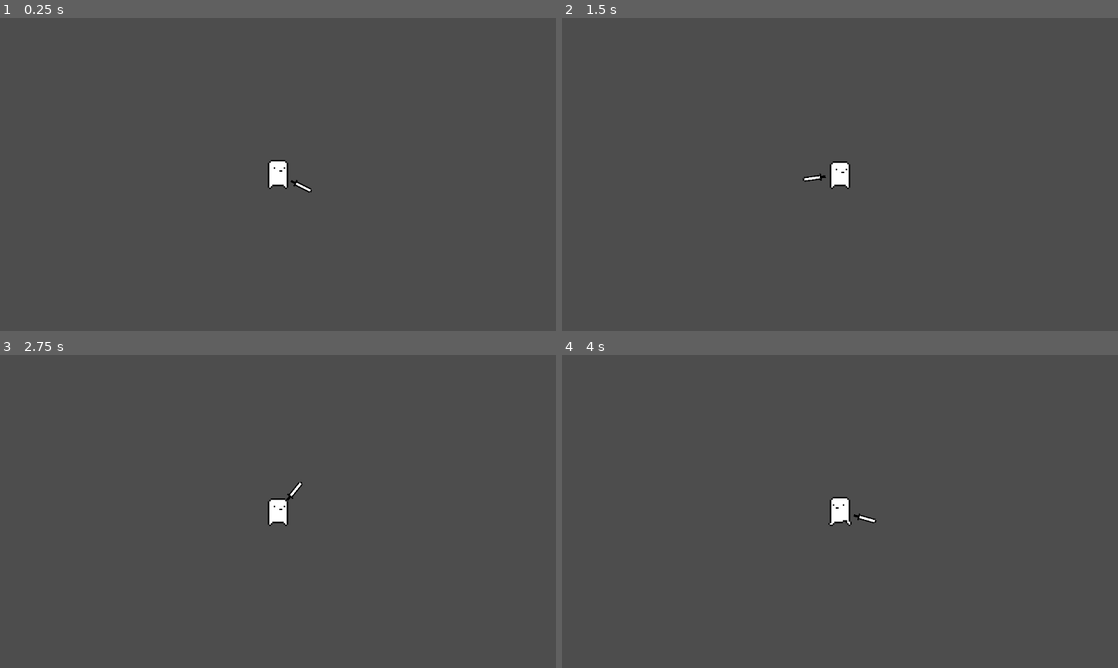
Above: before the commit, frames 1-4 (two rows, left to right).
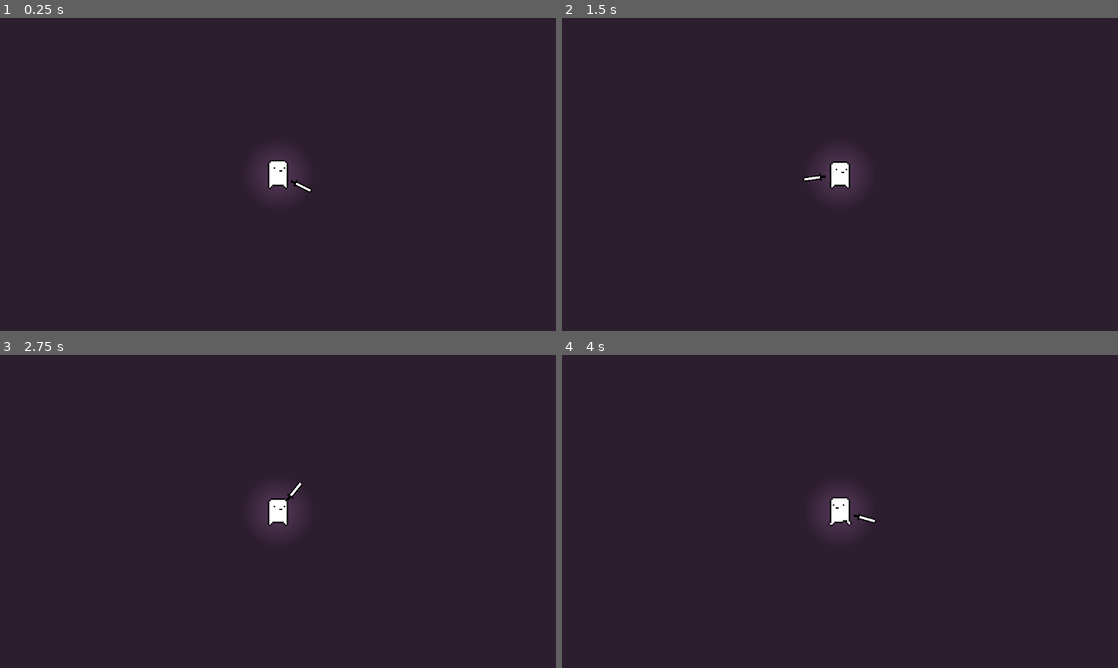
Above: after the commit, the same moments.

Repository: Shiftersout/gp-roguelite
Game: Godot game, scene res://Scenes/main_scene.tscn
Same seed, same stepped clock (60 frames per second), same inputs: the game is played once before the commit and once after it.
Inputs (mouse positions are in pixels of both pictures, inside the frame that each line leads up to):
- Up to frame 1 (0.25 s): no input
- Up to frame 2 (1.5 s): move the mouse to (962, 158) at 0.52 s; hold D (move_right) 0.53-1.28 s; click (962, 158) at 0.6 s; move the mouse to (728, 190) at 1.27 s; hold S (move_down) from 1.28 s (still down); click (728, 190) at 1.35 s
- Up to frame 3 (2.75 s): tap Enter at 2 s; move the mouse to (333, 442) at 2.02 s; release S (move_down) at 2.03 s; hold D (move_right) from 2.03 s (still down); click (333, 442) at 2.1 s
- Up to frame 4 (4 s): move the mouse to (812, 574) at 2.77 s; release D (move_right) at 2.78 s; hold W (move_up) 2.78-3.53 s; click (812, 574) at 2.85 s; move the mouse to (1006, 558) at 3.52 s; hold A (move_left) from 3.53 s (still down); click (1006, 558) at 3.6 s

The runs differ from the first frame. In frame 1, 100% of the frame differs, in the area x 0-100%, y 0-100%; in frame 2, 100%; in frame 3, 100%; in frame 4, 100%.

Commit message:
Added lightning/occlusion, comments

Diff:
--- a/Scenes/Player/player.tscn
+++ b/Scenes/Player/player.tscn
@@ -1,8 +1,9 @@
-[gd_scene load_steps=14 format=3 uid="uid://bt0wbs7fi3ffm"]
+[gd_scene load_steps=15 format=3 uid="uid://bt0wbs7fi3ffm"]
 
-[ext_resource type="Script" path="res://Scripts/player.gd" id="1_q36eq"]
+[ext_resource type="Script" path="res://Scripts/player/player.gd" id="1_hy678"]
 [ext_resource type="Texture2D" uid="uid://btoy20yylfyxx" path="res://Sprites/playerphnohandsanim.png" id="2_ems5l"]
 [ext_resource type="PackedScene" uid="uid://ddhvkxs1ngaha" path="res://Scenes/Weapons/sword.tscn" id="3_ohua2"]
+[ext_resource type="Texture2D" uid="uid://yvbgfmvnl000" path="res://Sprites/neutral_point_light.webp" id="4_5g3vt"]
 
 [sub_resource type="AtlasTexture" id="AtlasTexture_qkqgf"]
 atlas = ExtResource("2_ems5l")
@@ -52,6 +53,33 @@
 radius = 6.0
 height = 18.0
 
+[sub_resource type="Animation" id="Animation_7n7me"]
+length = 0.001
+tracks/0/type = "value"
+tracks/0/imported = false
+tracks/0/enabled = true
+tracks/0/path = NodePath(".:rotation")
+tracks/0/interp = 1
+tracks/0/loop_wrap = true
+tracks/0/keys = {
+"times": PackedFloat32Array(0),
+"transitions": PackedFloat32Array(1),
+"update": 0,
+"values": [0.0]
+}
+tracks/1/type = "value"
+tracks/1/imported = false
+tracks/1/enabled = true
+tracks/1/path = NodePath("HurtBox:monitoring")
+tracks/1/interp = 1
+tracks/1/loop_wrap = true
+tracks/1/keys = {
+"times": PackedFloat32Array(0),
+"transitions": PackedFloat32Array(1),
+"update": 1,
+"values": [true]
+}
+
 [sub_resource type="Animation" id="Animation_3ap13"]
 resource_name = "take_damage"
 length = 0.4
@@ -80,33 +108,6 @@
 "values": [false, true]
 }
 
-[sub_resource type="Animation" id="Animation_7n7me"]
-length = 0.001
-tracks/0/type = "value"
-tracks/0/imported = false
-tracks/0/enabled = true
-tracks/0/path = NodePath(".:rotation")
-tracks/0/interp = 1
-tracks/0/loop_wrap = true
-tracks/0/keys = {
-"times": PackedFloat32Array(0),
-"transitions": PackedFloat32Array(1),
-"update": 0,
-"values": [0.0]
-}
-tracks/1/type = "value"
-tracks/1/imported = false
-tracks/1/enabled = true
-tracks/1/path = NodePath("HurtBox:monitoring")
-tracks/1/interp = 1
-tracks/1/loop_wrap = true
-tracks/1/keys = {
-"times": PackedFloat32Array(0),
-"transitions": PackedFloat32Array(1),
-"update": 1,
-"values": [true]
-}
-
 [sub_resource type="AnimationLibrary" id="AnimationLibrary_fl8u5"]
 _data = {
 "RESET": SubResource("Animation_7n7me"),
@@ -115,7 +116,7 @@
 
 [node name="Player" type="CharacterBody2D" groups=["player"]]
 motion_mode = 1
-script = ExtResource("1_q36eq")
+script = ExtResource("1_hy678")
 
 [node name="AnimatedSprite2D" type="AnimatedSprite2D" parent="."]
 sprite_frames = SubResource("SpriteFrames_gubg2")
@@ -148,4 +149,9 @@
 [node name="Camera2D" type="Camera2D" parent="."]
 zoom = Vector2(3, 3)
 
+[node name="PointLight2D" type="PointLight2D" parent="."]
+shadow_enabled = true
+texture = ExtResource("4_5g3vt")
+texture_scale = 0.2
+
 [connection signal="area_entered" from="HurtBox" to="." method="_on_hurt_box_area_entered"]
--- a/Scenes/Weapons/sword.tscn
+++ b/Scenes/Weapons/sword.tscn
@@ -1,9 +1,14 @@
-[gd_scene load_steps=18 format=3 uid="uid://ddhvkxs1ngaha"]
+[gd_scene load_steps=20 format=3 uid="uid://ddhvkxs1ngaha"]
 
 [ext_resource type="Texture2D" uid="uid://cpsllce2168d1" path="res://Sprites/weapons/ph_sword.png" id="1_s3ovk"]
-[ext_resource type="PackedScene" path="res://Scenes/Player/default_particles.tscn" id="2_3rsrc"]
+[ext_resource type="Shader" path="res://Scenes/Player/white.gdshader" id="1_ugsrg"]
+[ext_resource type="PackedScene" uid="uid://bjh51cg126ool" path="res://Scenes/Player/default_particles.tscn" id="2_3rsrc"]
 [ext_resource type="PackedScene" uid="uid://clfyydw860c1r" path="res://Scenes/Player/player_hitbox.tscn" id="3_7uq0x"]
 [ext_resource type="Script" path="res://Scripts/player/player_hitbox.gd" id="4_276jc"]
+
+[sub_resource type="ShaderMaterial" id="ShaderMaterial_mcpan"]
+shader = ExtResource("1_ugsrg")
+shader_parameter/active = true
 
 [sub_resource type="AtlasTexture" id="AtlasTexture_xxo2t"]
 atlas = ExtResource("1_s3ovk")
@@ -132,6 +137,30 @@
 "transitions": PackedFloat32Array(1),
 "update": 1,
 "values": [true]
+}
+tracks/5/type = "value"
+tracks/5/imported = false
+tracks/5/enabled = true
+tracks/5/path = NodePath("WeaponNode/AnimatedSprite2D:animation")
+tracks/5/interp = 1
+tracks/5/loop_wrap = true
+tracks/5/keys = {
+"times": PackedFloat32Array(0),
+"transitions": PackedFloat32Array(1),
+"update": 1,
+"values": [&"default"]
+}
+tracks/6/type = "value"
+tracks/6/imported = false
+tracks/6/enabled = true
+tracks/6/path = NodePath("WeaponNode/AnimatedSprite2D:use_parent_material")
+tracks/6/interp = 1
+tracks/6/loop_wrap = true
+tracks/6/keys = {
+"times": PackedFloat32Array(0),
+"transitions": PackedFloat32Array(1),
+"update": 1,
+"values": [false]
 }
 
 [sub_resource type="Animation" id="Animation_kmkhf"]
@@ -221,6 +250,18 @@
 "update": 1,
 "values": [false, true]
 }
+tracks/7/type = "value"
+tracks/7/imported = false
+tracks/7/enabled = true
+tracks/7/path = NodePath("WeaponNode/AnimatedSprite2D:use_parent_material")
+tracks/7/interp = 1
+tracks/7/loop_wrap = true
+tracks/7/keys = {
+"times": PackedFloat32Array(0),
+"transitions": PackedFloat32Array(1),
+"update": 1,
+"values": [false]
+}
 
 [sub_resource type="Animation" id="Animation_t65ep"]
 resource_name = "charge"
@@ -297,6 +338,18 @@
 "update": 1,
 "values": [true]
 }
+tracks/6/type = "value"
+tracks/6/imported = false
+tracks/6/enabled = true
+tracks/6/path = NodePath("WeaponNode/AnimatedSprite2D:use_parent_material")
+tracks/6/interp = 1
+tracks/6/loop_wrap = true
+tracks/6/keys = {
+"times": PackedFloat32Array(0, 0.7),
+"transitions": PackedFloat32Array(1, 1),
+"update": 1,
+"values": [false, true]
+}
 
 [sub_resource type="AnimationLibrary" id="AnimationLibrary_3hi3a"]
 _data = {
@@ -309,6 +362,7 @@
 position = Vector2(6, 0)
 
 [node name="WeaponNode" type="Node2D" parent="."]
+material = SubResource("ShaderMaterial_mcpan")
 
 [node name="AnimatedSprite2D" type="AnimatedSprite2D" parent="WeaponNode"]
 position = Vector2(13, 5.96046e-08)
--- a/Scenes/debugpcgscn.tscn
+++ b/Scenes/debugpcgscn.tscn
@@ -12,3 +12,4 @@
 map_w = 110
 map_h = 110
 min_room_size = 16
+auto_generate = true
--- a/Scenes/main_scene.tscn
+++ b/Scenes/main_scene.tscn
@@ -6,6 +6,7 @@
 [node name="MainScene" type="Node2D"]
 
 [node name="Player" parent="." instance=ExtResource("1_tjw47")]
+position = Vector2(193, 140)
 
 [node name="TileMapPCG" parent="." instance=ExtResource("2_vawyb")]
 process_mode = 4
@@ -14,3 +15,4 @@
 map_h = 110
 min_room_size = 16
 min_room_factor = 0.5
+auto_generate = true
--- a/Scenes/tile_map_pcg.tscn
+++ b/Scenes/tile_map_pcg.tscn
@@ -23,10 +23,70 @@
 0:1/0/physics_layer_0/linear_velocity = Vector2(0, 0)
 0:1/0/physics_layer_0/angular_velocity = 0.0
 
+[sub_resource type="OccluderPolygon2D" id="OccluderPolygon2D_xkec6"]
+polygon = PackedVector2Array(-8, -8, 3, -8, 3, 8, -8, 8)
+
+[sub_resource type="OccluderPolygon2D" id="OccluderPolygon2D_5m6i4"]
+polygon = PackedVector2Array(3, -8, 3, -4, 8, -4, 8, 8, -8, 8, -8, -8)
+
+[sub_resource type="OccluderPolygon2D" id="OccluderPolygon2D_bdry3"]
+polygon = PackedVector2Array(-8, -8, 8, -8, 8, -3, -8, -3)
+
+[sub_resource type="OccluderPolygon2D" id="OccluderPolygon2D_eok5p"]
+polygon = PackedVector2Array(-8, -8, 8, -8, 8, -3, -8, -3)
+
+[sub_resource type="OccluderPolygon2D" id="OccluderPolygon2D_vig5d"]
+polygon = PackedVector2Array(-3, -8, 8, -8, 8, 8, -3, 8)
+
+[sub_resource type="OccluderPolygon2D" id="OccluderPolygon2D_ht1ug"]
+polygon = PackedVector2Array(-3, -8, 8, -8, 8, 8, -8, 8, -8, -4, -3, -4)
+
+[sub_resource type="OccluderPolygon2D" id="OccluderPolygon2D_eytvw"]
+polygon = PackedVector2Array(-8, -8, 8, -8, 8, -3, -8, -3)
+
+[sub_resource type="OccluderPolygon2D" id="OccluderPolygon2D_5qf4g"]
+polygon = PackedVector2Array(-3, -8, 8, -8, 8, 8, -3, 8)
+
+[sub_resource type="OccluderPolygon2D" id="OccluderPolygon2D_c4lgv"]
+polygon = PackedVector2Array(-3, -8, 8, -8, 8, 8, -3, 8)
+
+[sub_resource type="OccluderPolygon2D" id="OccluderPolygon2D_qwras"]
+polygon = PackedVector2Array(-3, -8, 8, -8, 8, 8, -3, 8)
+
+[sub_resource type="OccluderPolygon2D" id="OccluderPolygon2D_w4ug7"]
+polygon = PackedVector2Array(-8, -4, 8, -4, 8, 8, -8, 8)
+
+[sub_resource type="OccluderPolygon2D" id="OccluderPolygon2D_80qw5"]
+polygon = PackedVector2Array(-8, -4, 8, -4, 8, 8, -8, 8)
+
+[sub_resource type="OccluderPolygon2D" id="OccluderPolygon2D_rrtfk"]
+polygon = PackedVector2Array(-8, -8, 3, -8, 3, 8, -8, 8)
+
+[sub_resource type="OccluderPolygon2D" id="OccluderPolygon2D_vomlc"]
+polygon = PackedVector2Array(-8, -8, 3, -8, 3, 8, -8, 8)
+
+[sub_resource type="OccluderPolygon2D" id="OccluderPolygon2D_vn848"]
+polygon = PackedVector2Array(-8, -8, 3, -8, 3, 8, -8, 8)
+
+[sub_resource type="OccluderPolygon2D" id="OccluderPolygon2D_so7x5"]
+polygon = PackedVector2Array(-8, -4, 8, -4, 8, 8, -8, 8)
+
 [sub_resource type="NavigationPolygon" id="NavigationPolygon_fkdd7"]
 vertices = PackedVector2Array(-8, -8, 8, -8, 8, 8, -8, 8)
 polygons = Array[PackedInt32Array]([PackedInt32Array(0, 1, 2, 3)])
 outlines = Array[PackedVector2Array]([PackedVector2Array(-8, -8, 8, -8, 8, 8, -8, 8)])
+
+[sub_resource type="OccluderPolygon2D" id="OccluderPolygon2D_dvotl"]
+polygon = PackedVector2Array(-3, -4, 8, -4, 8, 8, -3, 8)
+
+[sub_resource type="OccluderPolygon2D" id="OccluderPolygon2D_bbk7b"]
+polygon = PackedVector2Array(-8, -4, 3, -4, 3, 8, -8, 8)
+
+[sub_resource type="OccluderPolygon2D" id="OccluderPolygon2D_2ip18"]
+polygon = PackedVector2Array(-4, -8, 8, -8, 8, -3, -4, -3)
+
+[sub_resource type="OccluderPolygon2D" id="OccluderPolygon2D_v10lp"]
+polygon = PackedVector2Array(-8, -8, 4, -8, 4, -3, -8, -3)
 
 [sub_resource type="TileSetAtlasSource" id="TileSetAtlasSource_0amej"]
 texture = ExtResource("2_jvob3")
@@ -37,6 +97,7 @@
 2:0/0/terrain_set = 0
 2:0/0/terrain = 0
 2:0/0/probability = 2.0
+2:0/0/occlusion_layer_0/polygon = SubResource("OccluderPolygon2D_5qf4g")
 2:0/0/physics_layer_0/linear_velocity = Vector2(0, 0)
 2:0/0/physics_layer_0/angular_velocity = 0.0
 2:0/0/physics_layer_0/polygon_0/points = PackedVector2Array(-8, -8, 8, -8, 8, 8, -8, 8)
@@ -49,6 +110,7 @@
 3:0/0/terrain_set = 0
 3:0/0/terrain = 0
 3:0/0/probability = 2.0
+3:0/0/occlusion_layer_0/polygon = SubResource("OccluderPolygon2D_rrtfk")
 3:0/0/physics_layer_0/linear_velocity = Vector2(0, 0)
 3:0/0/physics_layer_0/angular_velocity = 0.0
 3:0/0/physics_layer_0/polygon_0/points = PackedVector2Array(-8, -8, 8, -8, 8, 8, -8, 8)
@@ -120,6 +182,7 @@
 0:1/0 = 0
 0:1/0/terrain_set = 0
 0:1/0/terrain = 0
+0:1/0/occlusion_layer_0/polygon = SubResource("OccluderPolygon2D_xkec6")
 0:1/0/physics_layer_0/linear_velocity = Vector2(0, 0)
 0:1/0/physics_layer_0/angular_velocity = 0.0
 0:1/0/physics_layer_0/polygon_0/points = PackedVector2Array(-8, -8, 8, -8, 8, 8, -8, 8)
@@ -129,6 +192,7 @@
 1:1/0 = 0
 1:1/0/terrain_set = 0
 1:1/0/terrain = 0
+1:1/0/occlusion_layer_0/polygon = SubResource("OccluderPolygon2D_vig5d")
 1:1/0/physics_layer_0/linear_velocity = Vector2(0, 0)
 1:1/0/physics_layer_0/angular_velocity = 0.0
 1:1/0/physics_layer_0/polygon_0/points = PackedVector2Array(-8, -8, 8, -8, 8, 8, -8, 8)
@@ -138,6 +202,7 @@
 2:1/0 = 0
 2:1/0/terrain_set = 0
 2:1/0/terrain = 0
+2:1/0/occlusion_layer_0/polygon = SubResource("OccluderPolygon2D_c4lgv")
 2:1/0/physics_layer_0/linear_velocity = Vector2(0, 0)
 2:1/0/physics_layer_0/angular_velocity = 0.0
 2:1/0/physics_layer_0/polygon_0/points = PackedVector2Array(-8, -8, 8, -8, 8, 8, -8, 8)
@@ -149,6 +214,7 @@
 3:1/0 = 0
 3:1/0/terrain_set = 0
 3:1/0/terrain = 0
+3:1/0/occlusion_layer_0/polygon = SubResource("OccluderPolygon2D_vomlc")
 3:1/0/physics_layer_0/linear_velocity = Vector2(0, 0)
 3:1/0/physics_layer_0/angular_velocity = 0.0
 3:1/0/physics_layer_0/polygon_0/points = PackedVector2Array(-8, -8, 8, -8, 8, 8, -8, 8)
@@ -220,6 +286,7 @@
 0:2/0 = 0
 0:2/0/terrain_set = 0
 0:2/0/terrain = 0
+0:2/0/occlusion_layer_0/polygon = SubResource("OccluderPolygon2D_5m6i4")
 0:2/0/physics_layer_0/linear_velocity = Vector2(0, 0)
 0:2/0/physics_layer_0/angular_velocity = 0.0
 0:2/0/physics_layer_0/polygon_0/points = PackedVector2Array(-8, -8, 8, -8, 8, 8, -8, 8)
@@ -229,6 +296,7 @@
 1:2/0 = 0
 1:2/0/terrain_set = 0
 1:2/0/terrain = 0
+1:2/0/occlusion_layer_0/polygon = SubResource("OccluderPolygon2D_ht1ug")
 1:2/0/physics_layer_0/linear_velocity = Vector2(0, 0)
 1:2/0/physics_layer_0/angular_velocity = 0.0
 1:2/0/physics_layer_0/polygon_0/points = PackedVector2Array(-8, -8, 8, -8, 8, 8, -8, 8)
@@ -238,6 +306,7 @@
 2:2/0 = 0
 2:2/0/terrain_set = 0
 2:2/0/terrain = 0
+2:2/0/occlusion_layer_0/polygon = SubResource("OccluderPolygon2D_qwras")
 2:2/0/physics_layer_0/linear_velocity = Vector2(0, 0)
 2:2/0/physics_layer_0/angular_velocity = 0.0
 2:2/0/physics_layer_0/polygon_0/points = PackedVector2Array(-8, -8, 8, -8, 8, 8, -8, 8)
@@ -249,6 +318,7 @@
 3:2/0 = 0
 3:2/0/terrain_set = 0
 3:2/0/terrain = 0
+3:2/0/occlusion_layer_0/polygon = SubResource("OccluderPolygon2D_vn848")
 3:2/0/physics_layer_0/linear_velocity = Vector2(0, 0)
 3:2/0/physics_layer_0/angular_velocity = 0.0
 3:2/0/physics_layer_0/polygon_0/points = PackedVector2Array(-8, -8, 8, -8, 8, 8, -8, 8)
@@ -318,6 +388,7 @@
 0:3/0 = 0
 0:3/0/terrain_set = 0
 0:3/0/terrain = 0
+0:3/0/occlusion_layer_0/polygon = SubResource("OccluderPolygon2D_bdry3")
 0:3/0/physics_layer_0/linear_velocity = Vector2(0, 0)
 0:3/0/physics_layer_0/angular_velocity = 0.0
 0:3/0/physics_layer_0/polygon_0/points = PackedVector2Array(-8, -8, 8, -8, 8, 8, -8, 8)
@@ -330,6 +401,7 @@
 1:3/0/terrain_set = 0
 1:3/0/terrain = 0
 1:3/0/probability = 2.0
+1:3/0/occlusion_layer_0/polygon = SubResource("OccluderPolygon2D_eytvw")
 1:3/0/physics_layer_0/linear_velocity = Vector2(0, 0)
 1:3/0/physics_layer_0/angular_velocity = 0.0
 1:3/0/physics_layer_0/polygon_0/points = PackedVector2Array(-8, -8, 8, -8, 8, 8, -8, 8)
@@ -341,6 +413,7 @@
 2:3/0 = 0
 2:3/0/terrain_set = 0
 2:3/0/terrain = 0
+2:3/0/occlusion_layer_0/polygon = SubResource("OccluderPolygon2D_w4ug7")
 2:3/0/physics_layer_0/linear_velocity = Vector2(0, 0)
 2:3/0/physics_layer_0/angular_velocity = 0.0
 2:3/0/physics_layer_0/polygon_0/points = PackedVector2Array(-8, -8, 8, -8, 8, 8, -8, 8)
@@ -353,6 +426,7 @@
 3:3/0/terrain_set = 0
 3:3/0/terrain = 0
 3:3/0/probability = 2.0
+3:3/0/occlusion_layer_0/polygon = SubResource("OccluderPolygon2D_so7x5")
 3:3/0/physics_layer_0/linear_velocity = Vector2(0, 0)
 3:3/0/physics_layer_0/angular_velocity = 0.0
 3:3/0/physics_layer_0/polygon_0/points = PackedVector2Array(-8, -8, 8, -8, 8, 8, -8, 8)
@@ -364,6 +438,7 @@
 4:3/0 = 0
 4:3/0/terrain_set = 0
 4:3/0/terrain = 0
+4:3/0/occlusion_layer_0/polygon = SubResource("OccluderPolygon2D_dvotl")
 4:3/0/physics_layer_0/linear_velocity = Vector2(0, 0)
 4:3/0/physics_layer_0/angular_velocity = 0.0
 4:3/0/physics_layer_0/polygon_0/points = PackedVector2Array(-8, -8, 8, -8, 8, 8, -8, 8)
@@ -377,6 +452,7 @@
 5:3/0 = 0
 5:3/0/terrain_set = 0
 5:3/0/terrain = 0
+5:3/0/occlusion_layer_0/polygon = SubResource("OccluderPolygon2D_2ip18")
 5:3/0/physics_layer_0/linear_velocity = Vector2(0, 0)
 5:3/0/physics_layer_0/angular_velocity = 0.0
 5:3/0/physics_layer_0/polygon_0/points = PackedVector2Array(-8, -8, 8, -8, 8, 8, -8, 8)
@@ -390,6 +466,7 @@
 0:4/0 = 0
 0:4/0/terrain_set = 0
 0:4/0/terrain = 0
+0:4/0/occlusion_layer_0/polygon = SubResource("OccluderPolygon2D_eok5p")
 0:4/0/physics_layer_0/linear_velocity = Vector2(0, 0)
 0:4/0/physics_layer_0/angular_velocity = 0.0
 0:4/0/physics_layer_0/polygon_0/points = PackedVector2Array(-8, -8, 8, -8, 8, 8, -8, 8)
@@ -401,6 +478,7 @@
 2:4/0 = 0
 2:4/0/terrain_set = 0
 2:4/0/terrain = 0
+2:4/0/occlusion_layer_0/polygon = SubResource("OccluderPolygon2D_80qw5")
 2:4/0/physics_layer_0/linear_velocity = Vector2(0, 0)
 2:4/0/physics_layer_0/angular_velocity = 0.0
 2:4/0/physics_layer_0/polygon_0/points = PackedVector2Array(-8, -8, 8, -8, 8, 8, -8, 8)
@@ -412,6 +490,7 @@
 4:4/0 = 0
 4:4/0/terrain_set = 0
 4:4/0/terrain = 0
+4:4/0/occlusion_layer_0/polygon = SubResource("OccluderPolygon2D_bbk7b")
 4:4/0/physics_layer_0/linear_velocity = Vector2(0, 0)
 4:4/0/physics_layer_0/angular_velocity = 0.0
 4:4/0/physics_layer_0/polygon_0/points = PackedVector2Array(-8, -8, 8, -8, 8, 8, -8, 8)
@@ -425,6 +504,7 @@
 5:4/0 = 0
 5:4/0/terrain_set = 0
 5:4/0/terrain = 0
+5:4/0/occlusion_layer_0/polygon = SubResource("OccluderPolygon2D_v10lp")
 5:4/0/physics_layer_0/linear_velocity = Vector2(0, 0)
 5:4/0/physics_layer_0/angular_velocity = 0.0
 5:4/0/physics_layer_0/polygon_0/points = PackedVector2Array(-8, -8, 8, -8, 8, 8, -8, 8)
@@ -437,6 +517,7 @@
 5:4/0/terrains_peering_bit/top_right_corner = 0
 
 [sub_resource type="TileSet" id="TileSet_mwnux"]
+occlusion_layer_0/light_mask = 1
 physics_layer_0/collision_layer = 1
 terrain_set_0/mode = 0
 terrain_set_0/terrain_0/name = "Room"
--- a/Scripts/States/Attack_meelee.gd
+++ b/Scripts/States/Attack_meelee.gd
@@ -1,12 +1,16 @@
 extends State
+
+#Meelee attack logic
 
 @export_group("Nodes")
 @export var animation : AnimationPlayer
 
 func Enter():
+	#on entering state, play warning animation
 	print_debug("Attack")
 	animation.play("warning")
 
+#changes animation to attack if warning finished or change state to chase when attack ends
 func _on_animation_player_animation_finished(anim_name):
 	if anim_name == "warning":
 		animation.play("attack")
--- a/Scripts/States/Enemy_chase.gd
+++ b/Scripts/States/Enemy_chase.gd
@@ -1,4 +1,6 @@
 extends State
+
+#Chase logic
 
 @export_group("Nodes")
 @export var enemy: CharacterBody2D
@@ -15,29 +17,36 @@
 	player = get_tree().get_first_node_in_group("player")
 
 func Enter():
+	#set target and distance upon entering state
 	print_debug("Chase")
 	sprite.play("chase")
 	navigation.target_desired_distance = 32.0
 	navigation.target_position = player.global_position
 
-func Exit():
-	pass
-
 func Physics_Update(_delta: float):
+	#returns to idle if there is no player
 	if not player:
 		Transitioned.emit(self, "Idle")
+		return
 
+	#changes the attack direction
 	attack.look_at(player.global_position)
+
+	#transition to attack upon reaching target
 	if navigation.is_target_reached():
 		Transitioned.emit(self, "Attack")
 		return
 
+	#sets target to current player location and move towards it with navigation
 	navigation.target_position = player.global_position
 	var new_velocity = (navigation.get_next_path_position() - enemy.global_position).normalized()
 	new_velocity = new_velocity * move_speed
 	enemy.velocity = new_velocity
+
+	#flips sprite
 	if enemy.velocity.x > 0:
 		sprite.flip_h = false
 	else:
 		sprite.flip_h = true
+
 	enemy.move_and_slide()
--- a/Scripts/States/Enemy_idle.gd
+++ b/Scripts/States/Enemy_idle.gd
@@ -1,4 +1,6 @@
 extends State
+
+#Idle logic
 
 @export_group("Nodes")
 @export var enemy : CharacterBody2D
@@ -11,6 +13,7 @@
 var player : CharacterBody2D
 
 func Enter():
+	#upon entering, starts a timer
 	timer = Timer.new()
 	print_debug("Idle")
 	player = get_tree().get_first_node_in_group("player")
@@ -21,13 +24,16 @@
 	timer.start()
 
 func Exit():
+	#deletes the timer upon exiting
 	timer.queue_free()
 
 func Physics_Update(_delta: float):
+	#if it finds a player, transitions to chase
 	if player:
 		var direction = player.global_position - enemy.global_position
 		if direction.length() < detection_range:
 			Transitioned.emit(self, "Chase")
 
+#when timer ends, transition to patrol
 func _on_timer_timeout():
 	Transitioned.emit(self, "Patrol")
--- a/Scripts/States/Enemy_patrol.gd
+++ b/Scripts/States/Enemy_patrol.gd
@@ -1,4 +1,6 @@
 extends State
+
+#patrol logic
 
 @export_group("Nodes")
 @export var enemy: CharacterBody2D
@@ -20,6 +22,7 @@
 	room_size = enemy.room_size
 
 func Enter():
+	#upon entering, randomizes a coordinate in the room to walk to
 	print_debug("Patrol")
 	sprite.play("chase")
 	var des_x = randf_range(room_position.x, room_position.x + room_size.x)
@@ -30,20 +33,26 @@
 
 func Physics_Update(_delta: float):
 	if player:
+		#if it finds a player, transition to chase
 		var direction = player.global_position - enemy.global_position
 		if direction.length() < detection_range:
 			Transitioned.emit(self, "Chase")
 			return
 
+		#if the navigation finishes, transition to idle
 		if navigation.is_navigation_finished():
 			Transitioned.emit(self, "Idle")
 			return
 
+	#move towards desired coordinates with navigation
 	var new_velocity = (navigation.get_next_path_position() - enemy.global_position).normalized()
 	new_velocity = new_velocity * move_speed
 	enemy.velocity = new_velocity
+
+	#flips sprite
 	if enemy.velocity.x > 0:
 		sprite.flip_h = false
 	else:
 		sprite.flip_h = true
+
 	enemy.move_and_slide()
--- a/Scripts/States/State.gd
+++ b/Scripts/States/State.gd
@@ -1,16 +1,22 @@
 extends Node
 class_name State
 
+#State class to be extendes by each state
+
 signal Transitioned
 
+#Runs upon entering the state
 func Enter():
 	pass
 
+#Runs upon exiting the state
 func Exit():
 	pass
 
+#Runs in the place of _process()
 func Update(_delta: float):
 	pass
 
+#Runs in the place of _physics_process()
 func Physics_Update(_delta: float):
 	pass
--- a/Scripts/States/State_machine.gd
+++ b/Scripts/States/State_machine.gd
@@ -6,11 +6,13 @@
 var states : Dictionary = {}
 
 func _ready():
+	#for every children, add it to the array and connect signal
 	for child in get_children():
 		if child is State:
 			states[child.name.to_lower()] = child
 			child.Transitioned.connect(on_child_transition)
 
+	#enter initial state if there is one
 	if initial_state:
 		initial_state.Enter()
 		current_state = initial_state
@@ -27,12 +29,15 @@
 	if state != current_state:
 		return
 
+
 	var new_state = states.get(new_state_name.to_lower())
 	if !new_state:
 		return
 
+	#exits old state
 	if current_state:
 		current_state.Exit()
 
+	#starts the next state
 	new_state.Enter()
 	current_state = new_state
--- a/Scripts/enemy/enemy.gd
+++ b/Scripts/enemy/enemy.gd
@@ -1,4 +1,6 @@
 extends CharacterBody2D
+
+#Enemy logic
 
 @export_group("room_info")
 @export var room_position : Vector2
@@ -7,11 +9,13 @@
 @export_group("status")
 @export var health_points : int = 2
 
+#on take damage (ADD ANIMATION (and audio, if there ever is going to be one)
 func take_damage(damage:int):
 	health_points -= damage
 	if health_points <= 0:
 		queue_free()
 
+#if its hit by the player, take damage
 func _on_hurt_box_area_entered(area):
 	if area.is_in_group("player_hitbox"):
 		take_damage(area.damage)
--- a/Scripts/pcgbsp.gd
+++ b/Scripts/pcgbsp.gd
@@ -13,6 +13,10 @@
 ## Minimum leaf splitting factor.
 @export var min_room_factor : float = 0.4
 
+@export_group("Other options")
+## Generate on _ready()
+@export var auto_generate : bool = false
+
 ## Tiles. NOTE: Change when working with real tileset
 const ROOF = Vector2i(1, 0)
 
@@ -27,7 +31,8 @@
 func _ready():
 	## Working with seeds is not necessary for now.
 	randomize()
-	#generate()
+	if auto_generate:
+		generate()
 
 ## Makes all steps to generating the map in order.
 func generate():
--- a/Scripts/player.gd
+++ b/Scripts/player/player.gd
@@ -11,20 +11,20 @@
 
 var h_direction = 1
 var weapon : Node2D
+var current_weapon = 0
 var weapon_animation : AnimationPlayer
 var weapon_particles : GPUParticles2D
 
 func _ready():
-	weapon = hand.get_child(0)
-	weapon_animation = weapon.get_node("AnimationPlayer")
-	weapon_particles = weapon.get_node("WeaponNode/GPUParticles2D")
+	change_weapon()
 
 func _physics_process(_delta):
 	move()
 	flipSprite()
 	rotateWeapon()
+	attack()
+
 	move_and_slide()
-	attack()
 
 ## Handles basic character movement
 func move():
@@ -34,7 +34,7 @@
 
 	velocity = input_direction.normalized() * move_speed
 
-## Flips sprite to the right direction
+## Flips sprite to correct direction
 func flipSprite():
 	if velocity == Vector2.ZERO:
 		sprite.play("idle")
@@ -53,6 +53,7 @@
 	hand.look_at(get_global_mouse_position())
 	raycast.look_at(get_global_mouse_position())
 
+## Play animation if player attacks
 func attack():
 	if Input.is_action_just_pressed("attack"):
 		weapon_animation.play("charge")
@@ -62,10 +63,21 @@
 		elif weapon_particles.emitting:
 			weapon_animation.play("attack")
 
+## Take damage
 func take_damage(damage):
 	health_points -= damage
 	animation.play("take_damage")
 
+	if health_points <= 0:
+		print_debug("GAME OVER!")
+
+## Changes the weapon to current selected
+func change_weapon():
+	weapon = hand.get_child(current_weapon)
+	weapon_animation = weapon.get_node("AnimationPlayer")
+	weapon_particles = weapon.get_node("WeaponNode/GPUParticles2D")
+
+## Take damage if hit by enemy
 func _on_hurt_box_area_entered(area):
 	if area.is_in_group("enemy_hitbox"):
 		take_damage(area.damage)
Not shown: 1 places in Scenes/tile_map_pcg.tscn that only renumber resources
Binary file added: Sprites/neutral_point_light.webp
Not shown, added: Sprites/neutral_point_light.webp.import
